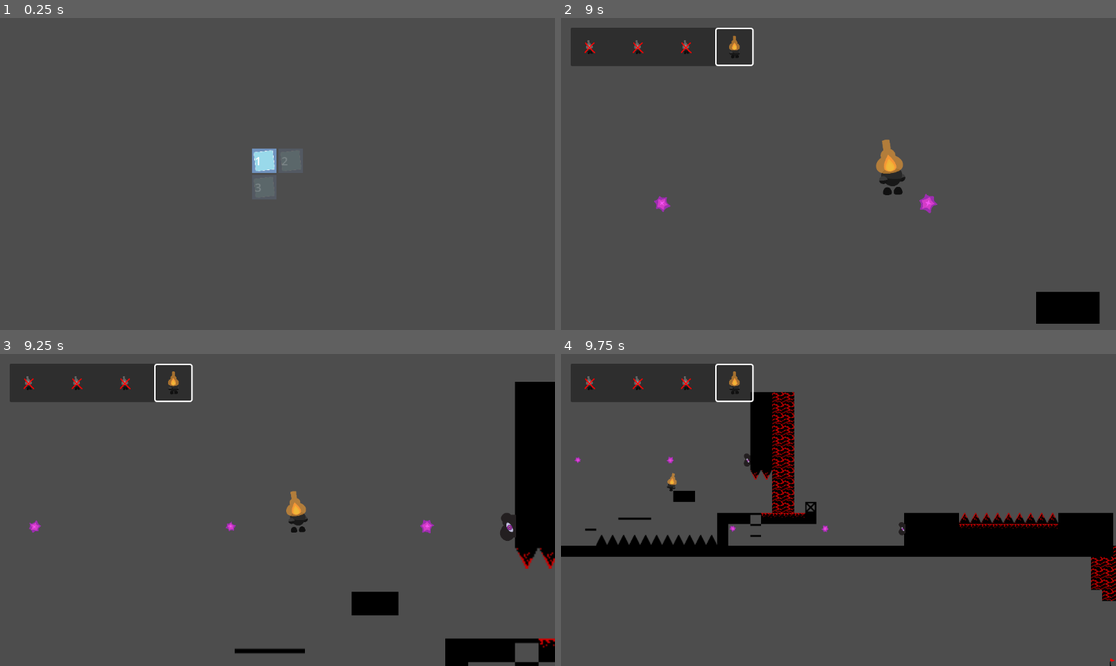
Above: before the commit, frames 1-4 (two rows, left to right).
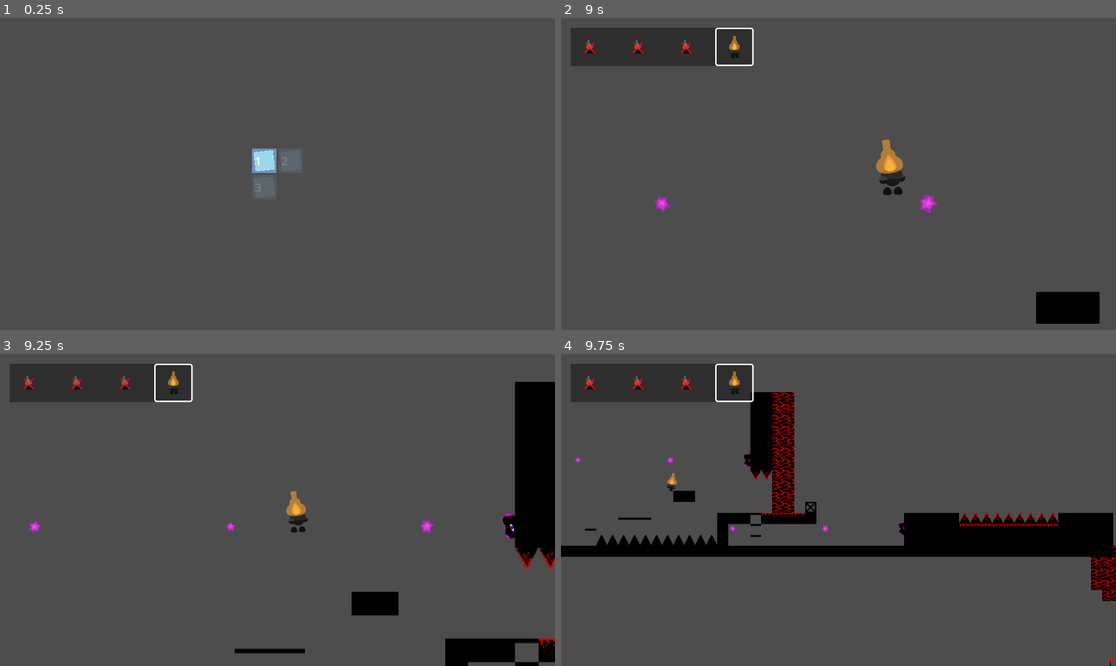
Above: after the commit, the same moments.

Repository: StarikTenger/PlatformerGame2025
Game: Godot game, scene res://scenes/UI/LevelManager.tscn
Same seed, same stepped clock (60 frames per second), same inputs: the game is played once before the commit and once after it.
Inputs:
- Up to frame 1 (0.25 s): no input
- Up to frame 2 (9 s): click "1" at 0.5 s; click "Start" at 1.25 s; hold D (move_right) 2.03-3.53 s; tap Ctrl (ctrl) at 2.1, 5.1, 8.1 s; tap Space (jump) at 2.27, 3.02, 4.52, 5.27, 6.02, 6.5, 7.52, 8.27 s; tap P (dash) at 2.85, 5.85, 8.85 s; tap Enter at 3.5 s; hold Z (level_overview) 3.53-4.28 s; hold A (move_left) 3.53-5.78 s; tap Tab (switch_char) at 4.35, 7.35 s; hold D (move_right) from 5.78 s (still down); hold Z (level_overview) 6.53-7.28 s
- Up to frame 3 (9.25 s): keep holding D (move_right); tap Space (jump) at 9.02 s
- Up to frame 4 (9.75 s): release D (move_right) at 9.53 s; hold A (move_left) from 9.53 s (still down); hold Z (level_overview) from 9.53 s (still down)

Frames 1-2 are identical in both runs. In frame 3, 0.2% of the frame differs, in the area x 90-93%, y 51-60%; in frame 4, less than 0.1%.

Commit message:
dispenser anim

Diff:
--- a/scenes/Dispenser.tscn
+++ b/scenes/Dispenser.tscn
@@ -1,8 +1,8 @@
-[gd_scene load_steps=54 format=3 uid="uid://c3h7a4f2foctf"]
+[gd_scene load_steps=54 format=3 uid="uid://c02kgqghm6xo1"]
 
 [ext_resource type="Script" uid="uid://c18i8ibh4baf4" path="res://scripts/dispenser.gd" id="1_uq1lf"]
 [ext_resource type="Texture2D" uid="uid://c765tcyc23a4r" path="res://resources/dispenser.png" id="1_yuh73"]
-[ext_resource type="Texture2D" uid="uid://bry406bxjmqbq" path="res://resources/dispenser_idle.png" id="3_ch2fj"]
+[ext_resource type="Texture2D" uid="uid://bx0bre8x85bit" path="res://resources/dispencer_idle.png" id="4_ch2fj"]
 [ext_resource type="Texture2D" uid="uid://crojryjuqtb4i" path="res://resources/dispenser_shoot.png" id="4_ux6jv"]
 
 [sub_resource type="AtlasTexture" id="AtlasTexture_dpkcj"]
@@ -101,100 +101,100 @@
 atlas = ExtResource("4_ux6jv")
 region = Rect2(600, 800, 200, 200)
 
+[sub_resource type="AtlasTexture" id="AtlasTexture_ux6jv"]
+atlas = ExtResource("4_ch2fj")
+region = Rect2(0, 0, 200, 200)
+
 [sub_resource type="AtlasTexture" id="AtlasTexture_x5j3d"]
-atlas = ExtResource("3_ch2fj")
-region = Rect2(0, 0, 200, 200)
+atlas = ExtResource("4_ch2fj")
+region = Rect2(200, 0, 200, 200)
 
 [sub_resource type="AtlasTexture" id="AtlasTexture_5ssln"]
-atlas = ExtResource("3_ch2fj")
-region = Rect2(200, 0, 200, 200)
+atlas = ExtResource("4_ch2fj")
+region = Rect2(400, 0, 200, 200)
 
 [sub_resource type="AtlasTexture" id="AtlasTexture_ietr0"]
-atlas = ExtResource("3_ch2fj")
-region = Rect2(400, 0, 200, 200)
+atlas = ExtResource("4_ch2fj")
+region = Rect2(600, 0, 200, 200)
 
 [sub_resource type="AtlasTexture" id="AtlasTexture_cq4yc"]
-atlas = ExtResource("3_ch2fj")
-region = Rect2(600, 0, 200, 200)
+atlas = ExtResource("4_ch2fj")
+region = Rect2(800, 0, 200, 200)
 
 [sub_resource type="AtlasTexture" id="AtlasTexture_ixncm"]
-atlas = ExtResource("3_ch2fj")
-region = Rect2(800, 0, 200, 200)
+atlas = ExtResource("4_ch2fj")
+region = Rect2(0, 200, 200, 200)
 
 [sub_resource type="AtlasTexture" id="AtlasTexture_lmfmv"]
-atlas = ExtResource("3_ch2fj")
-region = Rect2(0, 200, 200, 200)
+atlas = ExtResource("4_ch2fj")
+region = Rect2(200, 200, 200, 200)
 
 [sub_resource type="AtlasTexture" id="AtlasTexture_sxh82"]
-atlas = ExtResource("3_ch2fj")
-region = Rect2(200, 200, 200, 200)
+atlas = ExtResource("4_ch2fj")
+region = Rect2(400, 200, 200, 200)
 
 [sub_resource type="AtlasTexture" id="AtlasTexture_0yjnt"]
-atlas = ExtResource("3_ch2fj")
-region = Rect2(400, 200, 200, 200)
+atlas = ExtResource("4_ch2fj")
+region = Rect2(600, 200, 200, 200)
 
 [sub_resource type="AtlasTexture" id="AtlasTexture_nwacl"]
-atlas = ExtResource("3_ch2fj")
-region = Rect2(600, 200, 200, 200)
+atlas = ExtResource("4_ch2fj")
+region = Rect2(800, 200, 200, 200)
 
 [sub_resource type="AtlasTexture" id="AtlasTexture_itw2b"]
-atlas = ExtResource("3_ch2fj")
-region = Rect2(800, 200, 200, 200)
+atlas = ExtResource("4_ch2fj")
+region = Rect2(0, 400, 200, 200)
 
 [sub_resource type="AtlasTexture" id="AtlasTexture_wxc5n"]
-atlas = ExtResource("3_ch2fj")
-region = Rect2(0, 400, 200, 200)
+atlas = ExtResource("4_ch2fj")
+region = Rect2(200, 400, 200, 200)
 
 [sub_resource type="AtlasTexture" id="AtlasTexture_0l806"]
-atlas = ExtResource("3_ch2fj")
-region = Rect2(200, 400, 200, 200)
+atlas = ExtResource("4_ch2fj")
+region = Rect2(400, 400, 200, 200)
 
 [sub_resource type="AtlasTexture" id="AtlasTexture_2j5om"]
-atlas = ExtResource("3_ch2fj")
-region = Rect2(400, 400, 200, 200)
+atlas = ExtResource("4_ch2fj")
+region = Rect2(600, 400, 200, 200)
 
 [sub_resource type="AtlasTexture" id="AtlasTexture_ttfuo"]
-atlas = ExtResource("3_ch2fj")
-region = Rect2(600, 400, 200, 200)
+atlas = ExtResource("4_ch2fj")
+region = Rect2(800, 400, 200, 200)
 
 [sub_resource type="AtlasTexture" id="AtlasTexture_gymx6"]
-atlas = ExtResource("3_ch2fj")
-region = Rect2(800, 400, 200, 200)
+atlas = ExtResource("4_ch2fj")
+region = Rect2(0, 600, 200, 200)
 
 [sub_resource type="AtlasTexture" id="AtlasTexture_uru1a"]
-atlas = ExtResource("3_ch2fj")
-region = Rect2(0, 600, 200, 200)
+atlas = ExtResource("4_ch2fj")
+region = Rect2(200, 600, 200, 200)
 
 [sub_resource type="AtlasTexture" id="AtlasTexture_igloe"]
-atlas = ExtResource("3_ch2fj")
-region = Rect2(200, 600, 200, 200)
+atlas = ExtResource("4_ch2fj")
+region = Rect2(400, 600, 200, 200)
 
 [sub_resource type="AtlasTexture" id="AtlasTexture_fekgc"]
-atlas = ExtResource("3_ch2fj")
-region = Rect2(400, 600, 200, 200)
+atlas = ExtResource("4_ch2fj")
+region = Rect2(600, 600, 200, 200)
 
 [sub_resource type="AtlasTexture" id="AtlasTexture_o4g1f"]
-atlas = ExtResource("3_ch2fj")
-region = Rect2(600, 600, 200, 200)
+atlas = ExtResource("4_ch2fj")
+region = Rect2(800, 600, 200, 200)
 
 [sub_resource type="AtlasTexture" id="AtlasTexture_bm0kq"]
-atlas = ExtResource("3_ch2fj")
-region = Rect2(800, 600, 200, 200)
+atlas = ExtResource("4_ch2fj")
+region = Rect2(0, 800, 200, 200)
 
 [sub_resource type="AtlasTexture" id="AtlasTexture_o86b6"]
-atlas = ExtResource("3_ch2fj")
-region = Rect2(0, 800, 200, 200)
+atlas = ExtResource("4_ch2fj")
+region = Rect2(200, 800, 200, 200)
 
 [sub_resource type="AtlasTexture" id="AtlasTexture_aefv7"]
-atlas = ExtResource("3_ch2fj")
-region = Rect2(200, 800, 200, 200)
+atlas = ExtResource("4_ch2fj")
+region = Rect2(400, 800, 200, 200)
 
 [sub_resource type="AtlasTexture" id="AtlasTexture_7t4qr"]
-atlas = ExtResource("3_ch2fj")
-region = Rect2(400, 800, 200, 200)
-
-[sub_resource type="AtlasTexture" id="AtlasTexture_iw23m"]
-atlas = ExtResource("3_ch2fj")
+atlas = ExtResource("4_ch2fj")
 region = Rect2(600, 800, 200, 200)
 
 [sub_resource type="SpriteFrames" id="SpriteFrames_i2ow4"]
@@ -278,6 +278,9 @@
 }, {
 "frames": [{
 "duration": 1.0,
+"texture": SubResource("AtlasTexture_ux6jv")
+}, {
+"duration": 1.0,
 "texture": SubResource("AtlasTexture_x5j3d")
 }, {
 "duration": 1.0,
@@ -345,9 +348,6 @@
 }, {
 "duration": 1.0,
 "texture": SubResource("AtlasTexture_7t4qr")
-}, {
-"duration": 1.0,
-"texture": SubResource("AtlasTexture_iw23m")
 }],
 "loop": true,
 "name": &"idle",
@@ -373,3 +373,5 @@
 sprite_frames = SubResource("SpriteFrames_i2ow4")
 animation = &"fire"
 autoplay = "idle"
+frame = 23
+frame_progress = 1.0
Binary file added: resources/dispencer_idle.png
Not shown, added: resources/dispencer_idle.png.import
Binary file changed: resources/dispenser_blink.png
Binary file changed: resources/dispenser_shoot.png
